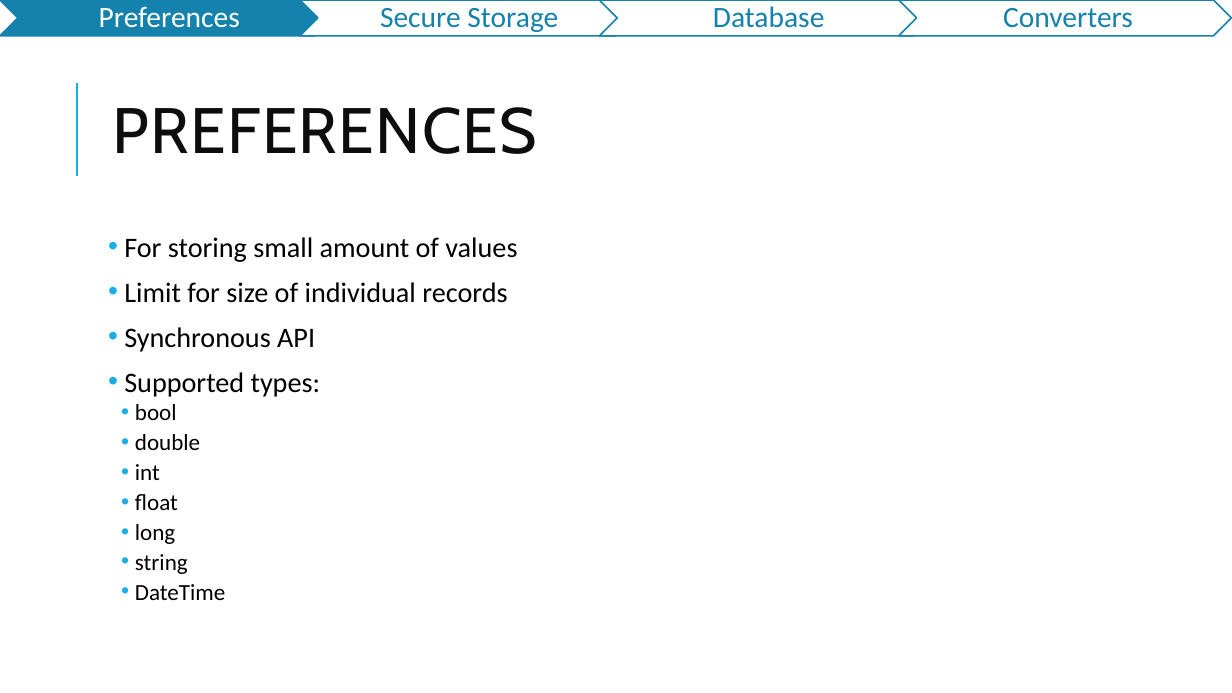
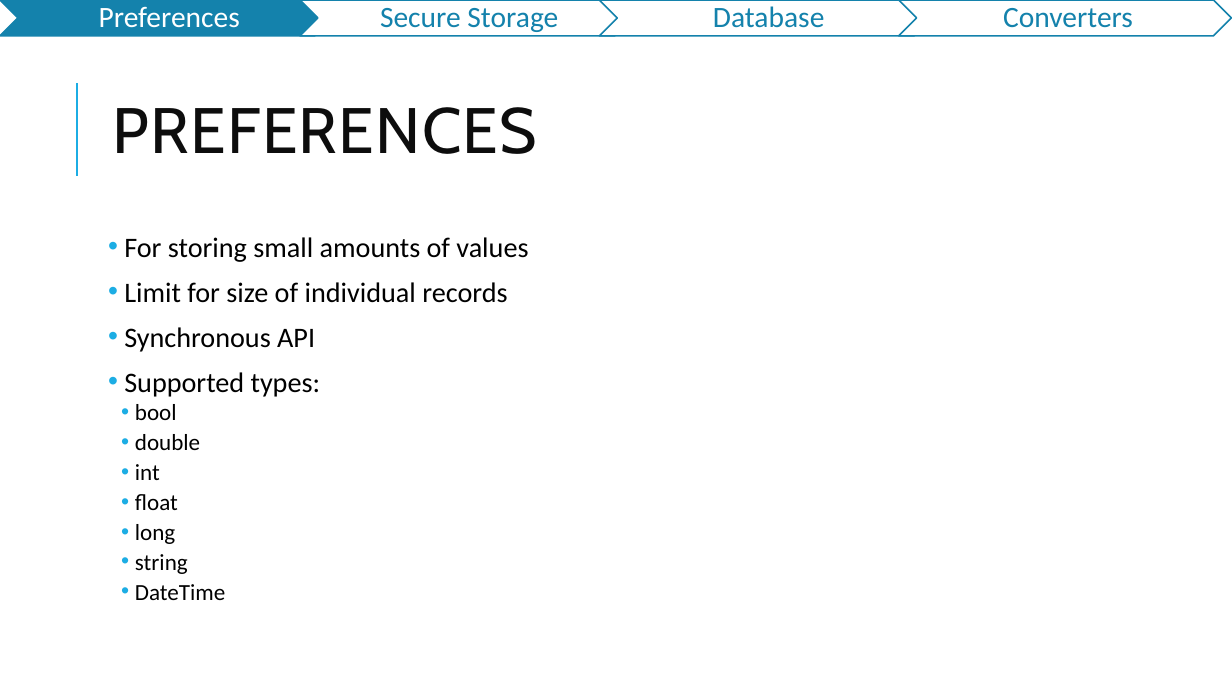
Before and after one commit to jasho/pv239-maui, a slide deck: slide 4 of 05_Storage/PV239-MAUI-05_Storage.pptx. Drawn at 1232x693 pixels with LibreOffice and Linux fonts; fonts in the diff are those of the drawing. Boxes give left, top, right and bottom in pixels: in the first picture for what was removed or moved away, otherwise in the second. Text is boxed around its words. In the diff, an @@ line names an element or a change of style, - is before the commit and + after.

```diff
--- a/05_Storage/PV239-MAUI-05_Storage.pptx
+++ b/05_Storage/PV239-MAUI-05_Storage.pptx
@@ text at (124,237,528,262): text changed @@
-• For storing small amount of values
+• For storing small amounts of values
```
Also in this commit, not shown: 7 other slides changed.
